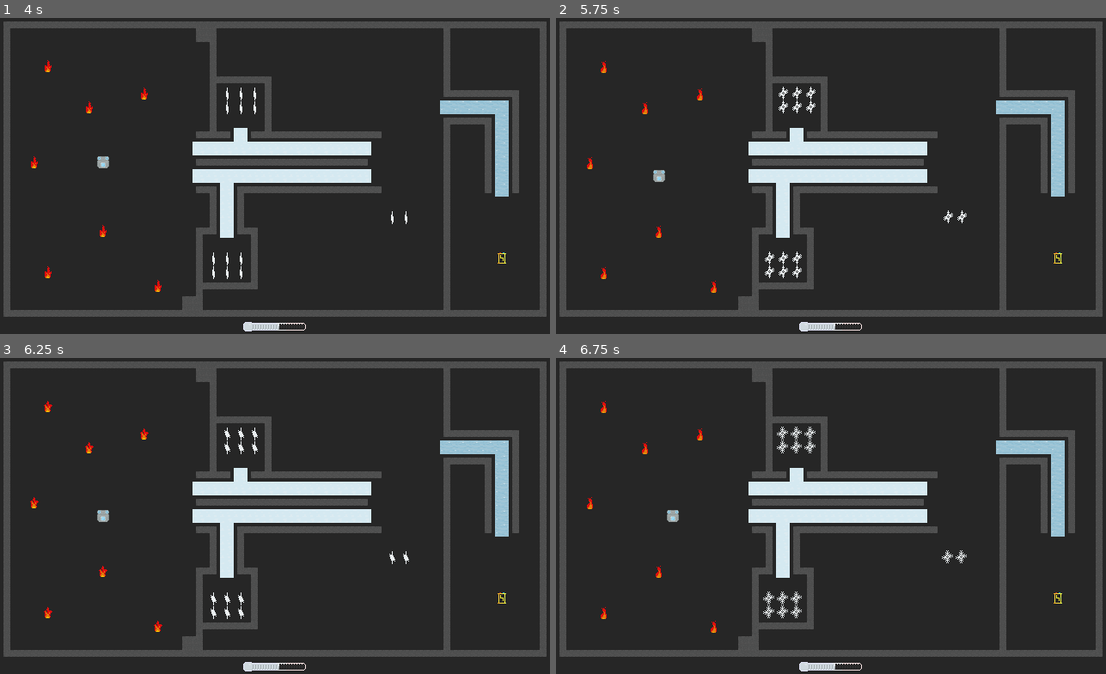
Above: before the commit, frames 1-4 (two rows, left to right).
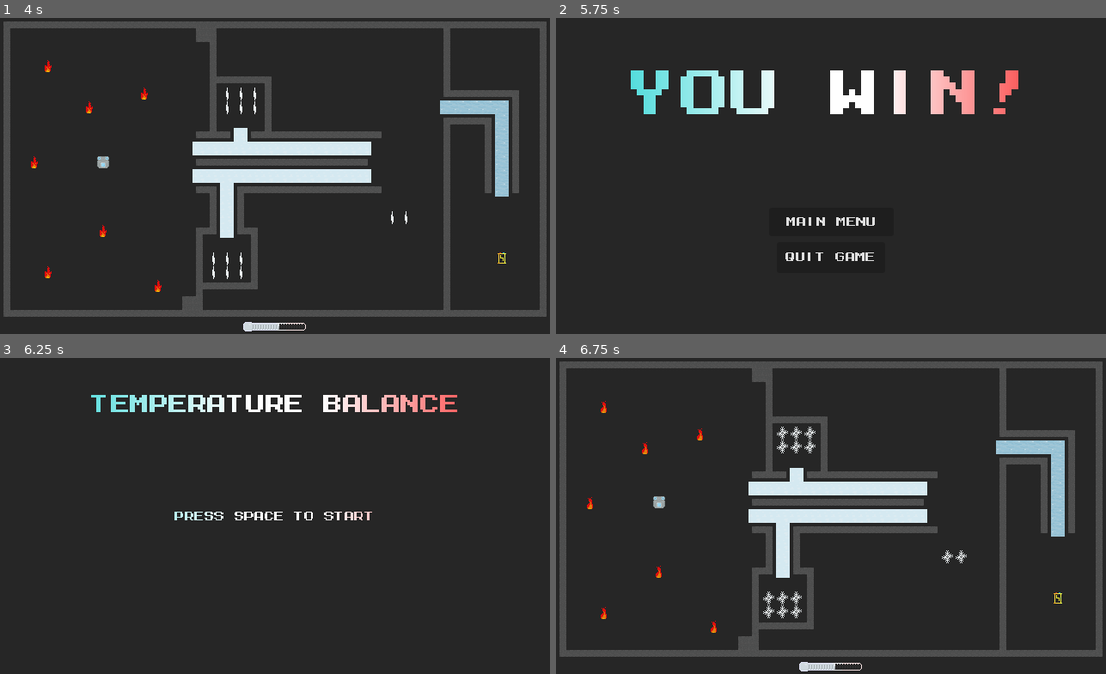
Above: after the commit, the same moments.

Repository: PhotonChaos/TemperatureBalance
Game: Godot game, scene res://scenes/main.tscn
Two runs of this game, one before a commit and one after it. Both use one fixed random seed, a clock stepped at 60 frames per second and the inputs below.
Inputs (mouse positions are in pixels of both pictures, inside the frame that each line leads up to):
- Up to frame 1 (4 s): tap Space (start_game) at 0.5, 1.35, 2.85 s; move the mouse to (396, 160) at 0.52 s; hold Right (move_right) 0.53-1.28 s; hold Space (start_game) 0.53-1.28 s; click (396, 160) at 0.67 s; move the mouse to (165, 191) at 1.27 s; hold Down (move_down) 1.28-2.03 s; move the mouse to (330, 106) at 2.02 s; hold Right (move_right) 2.03-2.78 s; hold Space (start_game) 2.03-2.78 s; move the mouse to (247, 239) at 2.77 s; hold Up (move_up) 2.78-3.53 s; click (247, 239) at 2.92 s; move the mouse to (440, 223) at 3.52 s; hold Left (move_left) from 3.53 s (still down); hold Space (start_game) from 3.53 s (still down)
- Up to frame 2 (5.75 s): tap = (debug_add_temp, bound only after the commit) at 4.15 s; move the mouse to (666, 128) at 4.27 s; release Space (start_game) at 4.28 s; tap Space (start_game) at 4.35 s; tap - (debug_remove_temp, bound only after the commit) at 4.9 s; move the mouse to (858, 176) at 5.02 s; release Left (move_left) at 5.03 s; hold Down (move_down) from 5.03 s (still down); hold Space (start_game) from 5.03 s (still down); click (858, 176) at 5.17 s; tap 1 (debug_win_level, bound only after the commit) at 5.65 s
- Up to frame 3 (6.25 s): release Down (move_down) at 5.75 s; release Space (start_game) at 5.75 s; click (275, 563) at 5.75 s, where only the run after the commit has a clickable "Main Menu"
- Up to frame 4 (6.75 s): tap Space (start_game) at 6.5, 6.6 s; move the mouse to (748, 437) at 6.52 s; hold Right (move_right) from 6.53 s (still down)

Frame 1 is identical in both runs. In frame 2, 22% of the frame differs, in the area x 0-100%, y 1-100%; in frame 3, 20%; in frame 4, 0.2%.

Commit message:
Main loop and cheat codes

Diff:
--- a/main_theme.tres
+++ b/main_theme.tres
@@ -4,5 +4,4 @@
 
 [resource]
 default_font = ExtResource("1_86g4c")
-Button/fonts/font = ExtResource("1_86g4c")
-Label/fonts/font = ExtResource("1_86g4c")
+default_font_size = 16
--- a/project.godot
+++ b/project.godot
@@ -63,6 +63,21 @@
 "events": [Object(InputEventKey,"resource_local_to_scene":false,"resource_name":"","device":-1,"window_id":0,"alt_press …(191 unchanged characters)…
 ]
 }
+debug_win_level={
+"deadzone": 0.5,
+"events": [Object(InputEventKey,"resource_local_to_scene":false,"resource_name":"","device":-1,"window_id":0,"alt_pressed":false,"shift_pressed":false,"ctrl_pressed":false,"meta_pressed":false,"pressed":false,"keycode":0,"physical_keycode":49,"key_label":0,"unicode":49,"location":0,"echo":false,"script":null)
+]
+}
+debug_add_temp={
+"deadzone": 0.5,
+"events": [Object(InputEventKey,"resource_local_to_scene":false,"resource_name":"","device":-1,"window_id":0,"alt_pressed":false,"shift_pressed":false,"ctrl_pressed":false,"meta_pressed":false,"pressed":false,"keycode":0,"physical_keycode":61,"key_label":0,"unicode":61,"location":0,"echo":false,"script":null)
+]
+}
+debug_remove_temp={
+"deadzone": 0.5,
+"events": [Object(InputEventKey,"resource_local_to_scene":false,"resource_name":"","device":-1,"window_id":0,"alt_pressed":false,"shift_pressed":false,"ctrl_pressed":false,"meta_pressed":false,"pressed":false,"keycode":0,"physical_keycode":45,"key_label":0,"unicode":45,"location":0,"echo":false,"script":null)
+]
+}
 
 [rendering]
 
--- /dev/null
+++ b/scenes/WinScreen.tscn
@@ -0,0 +1,73 @@
+[gd_scene load_steps=5 format=3 uid="uid://c54c46vwr6weo"]
+
+[ext_resource type="Theme" uid="uid://coo5bwre2dob0" path="res://main_theme.tres" id="1_lrssi"]
+[ext_resource type="Texture2D" uid="uid://c2m65ylg4mr5x" path="res://textures/ThermalGradient.tres" id="2_b10yj"]
+[ext_resource type="Script" path="res://scripts/win_screen.gd" id="2_wkmdg"]
+
+[sub_resource type="LabelSettings" id="LabelSettings_oc05r"]
+font_size = 80
+
+[node name="WinScreen" type="Control"]
+layout_mode = 3
+anchors_preset = 15
+anchor_right = 1.0
+anchor_bottom = 1.0
+grow_horizontal = 2
+grow_vertical = 2
+theme = ExtResource("1_lrssi")
+script = ExtResource("2_wkmdg")
+
+[node name="Label" type="Label" parent="."]
+clip_children = 2
+layout_mode = 1
+anchors_preset = 10
+anchor_right = 1.0
+offset_bottom = 129.0
+grow_horizontal = 2
+text = "You Win!"
+label_settings = SubResource("LabelSettings_oc05r")
+horizontal_alignment = 1
+vertical_alignment = 2
+
+[node name="TextureRect" type="TextureRect" parent="Label"]
+layout_mode = 1
+anchors_preset = 15
+anchor_right = 1.0
+anchor_bottom = 1.0
+grow_horizontal = 2
+grow_vertical = 2
+texture = ExtResource("2_b10yj")
+expand_mode = 1
+
+[node name="MainMenuButton" type="Button" parent="."]
+layout_mode = 1
+anchors_preset = 7
+anchor_left = 0.5
+anchor_top = 1.0
+anchor_right = 0.5
+anchor_bottom = 1.0
+offset_left = -72.5
+offset_top = -147.0
+offset_right = 72.5
+offset_bottom = -114.0
+grow_horizontal = 2
+grow_vertical = 0
+text = "Main Menu"
+
+[node name="QuitButton" type="Button" parent="."]
+layout_mode = 1
+anchors_preset = 7
+anchor_left = 0.5
+anchor_top = 1.0
+anchor_right = 0.5
+anchor_bottom = 1.0
+offset_left = -63.0
+offset_top = -107.0
+offset_right = 63.0
+offset_bottom = -71.0
+grow_horizontal = 2
+grow_vertical = 0
+text = "Quit Game"
+
+[connection signal="pressed" from="MainMenuButton" to="." method="_on_main_menu_button_pressed"]
+[connection signal="pressed" from="QuitButton" to="." method="_on_quit_button_pressed"]
--- a/scenes/main.tscn
+++ b/scenes/main.tscn
@@ -15,6 +15,7 @@
 [ext_resource type="AudioStream" uid="uid://lnc4nafmpuf4" path="res://audio/effects/Freeze.wav" id="12_80a3x"]
 [ext_resource type="AudioStream" uid="uid://cjp8y73uj5c4o" path="res://audio/effects/IcePickup.wav" id="13_4nidr"]
 [ext_resource type="AudioStream" uid="uid://bkh7xcrt3i0p8" path="res://audio/effects/FirePickup.wav" id="14_lkvoy"]
+[ext_resource type="PackedScene" uid="uid://c54c46vwr6weo" path="res://scenes/WinScreen.tscn" id="16_mpyer"]
 
 [node name="MainGame" type="Node2D"]
 script = ExtResource("1_yeod1")
@@ -46,3 +47,10 @@
 [node name="MenuLayer" type="CanvasLayer" parent="."]
 
 [node name="MainMenu" parent="MenuLayer" instance=ExtResource("11_jm3ud")]
+
+[node name="WinScreenLayer" type="CanvasLayer" parent="."]
+
+[node name="WinScreen" parent="WinScreenLayer" instance=ExtResource("16_mpyer")]
+
+[connection signal="start_game" from="MenuLayer/MainMenu" to="." method="start_game"]
+[connection signal="main_menu" from="WinScreenLayer/WinScreen" to="." method="_on_win_screen_main_menu"]
--- a/scripts/game.gd
+++ b/scripts/game.gd
@@ -5,19 +5,11 @@
 @export var levels: Array[PackedScene]
 @export var level_test_index: int
 
+@onready var main_menu: MainMenu = $MenuLayer/MainMenu as MainMenu
+@onready var win_screen: WinScreen = $WinScreenLayer/WinScreen as WinScreen
+
 var current_level_id: int = 0
 var current_level: Level = null
-
-# TODO:
-# [x] Main Menu
-# [x] Level loading
-#   [x] Tilemap
-# [x] Success signal handler
-# [x] Death signal handler
-# [x] Restart function
-# [x] Death restart screen (optional)
-# [x] Temperature update signal handler (Maybe this goes in UI)
-# [ ] Final victory screen
 
 func load_level(level_id: int):
 	current_level = levels[level_id].instantiate()
@@ -54,19 +46,26 @@
 func level_complete():
 	current_level_id += 1
 	unload_level()
-	load_level(current_level_id)
+
+	if current_level_id >= len(levels):
+		finish_game()
+	else:
+		load_level(current_level_id)
 
 func start_game():
-	var menu = $MenuLayer/MainMenu
-	remove_child(menu)
-	menu.queue_free()
+	main_menu.hide()
 
-	$Thermometer.visible = true
+	$Thermometer.show()
 	load_level(current_level_id)
 
 	$SoundtrackHandler.attachPlayer(current_level.player_ref)
 	$SoundtrackHandler.set("properties/switch_to_clip", "Main Theme Neutral")
 	$SoundtrackHandler.play()
+
+func finish_game():
+	current_level_id = level_test_index
+	$Thermometer.hide()
+	win_screen.show()
 
 func _ready() -> void:
 	current_level_id = level_test_index
@@ -75,5 +74,11 @@
 		print("ERROR: No levels specified!")
 		return
 
-	$MenuLayer/MainMenu.start_game.connect(start_game)
-	$Thermometer.visible = false
+	$Thermometer.hide()
+	win_screen.hide()
+
+
+func _on_win_screen_main_menu() -> void:
+	main_menu.game_started = false
+	main_menu.show()
+	win_screen.hide()
--- a/scripts/level.gd
+++ b/scripts/level.gd
@@ -78,6 +78,7 @@
 	player_ref.request_move.connect(handle_move_request)
 	player_ref.moved.connect(handle_tile_effects)
 	player_ref.retry.connect(func(): loss.emit())
+	player_ref.debug_win_level.connect(func(): win.emit())
 
 	print("Loaded", level_name)
 
--- a/scripts/main_menu.gd
+++ b/scripts/main_menu.gd
@@ -1,3 +1,4 @@
+class_name MainMenu
 extends Control
 
 signal start_game
--- a/scripts/player.gd
+++ b/scripts/player.gd
@@ -7,6 +7,8 @@
 signal request_move(dst_x, dst_y)
 signal moved
 signal retry
+
+signal debug_win_level
 
 @export var start_temp: int
 @export var move_dist: int = 16
@@ -84,6 +86,12 @@
 		request_move.emit(1, 0)
 	elif event.is_action_pressed("retry"):
 		retry.emit()
+	elif event.is_action_pressed("debug_win_level"):
+		debug_win_level.emit()
+	elif event.is_action_pressed("debug_add_temp"):
+		add_temp(1)
+	elif event.is_action_pressed("debug_remove_temp"):
+		add_temp(-1)
 	else:
 		return
 
--- /dev/null
+++ b/scripts/win_screen.gd
@@ -0,0 +1,11 @@
+class_name WinScreen
+extends Control
+
+signal main_menu
+
+func _on_main_menu_button_pressed() -> void:
+	main_menu.emit()
+
+func _on_quit_button_pressed() -> void:
+	print("Game Finished!")
+	get_tree().quit()
Not shown: 1 places in scenes/main.tscn that only renumber resources
Not shown, added: textures/LittleGuyFreezing-Sheet.png.import
